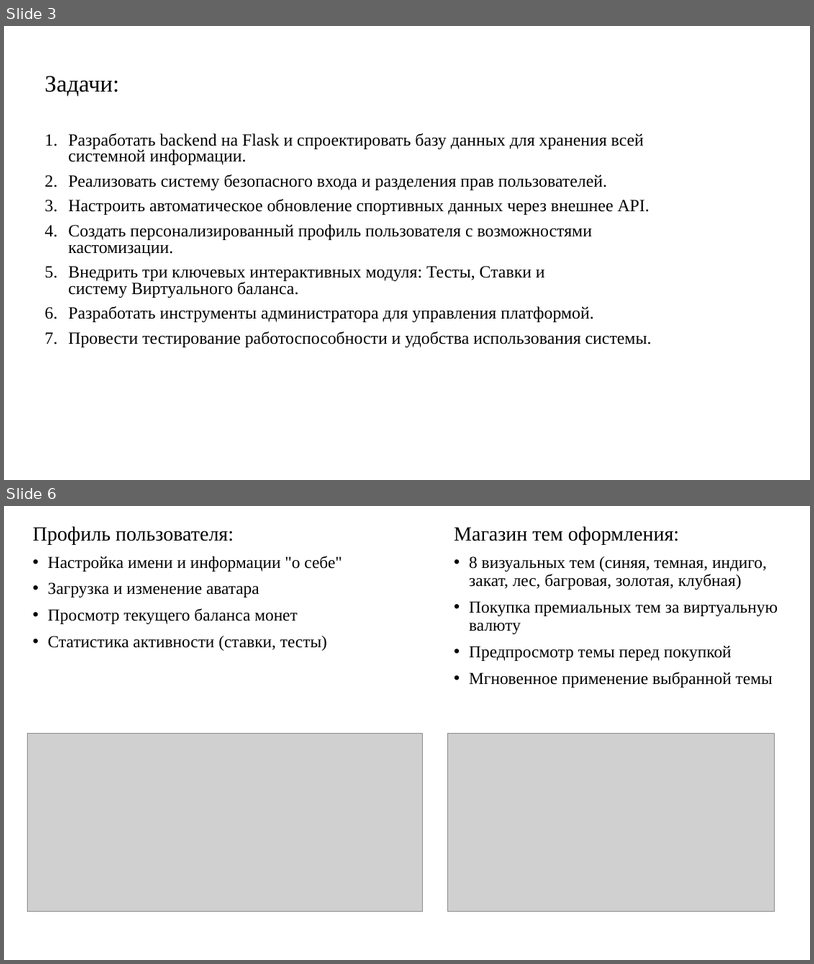
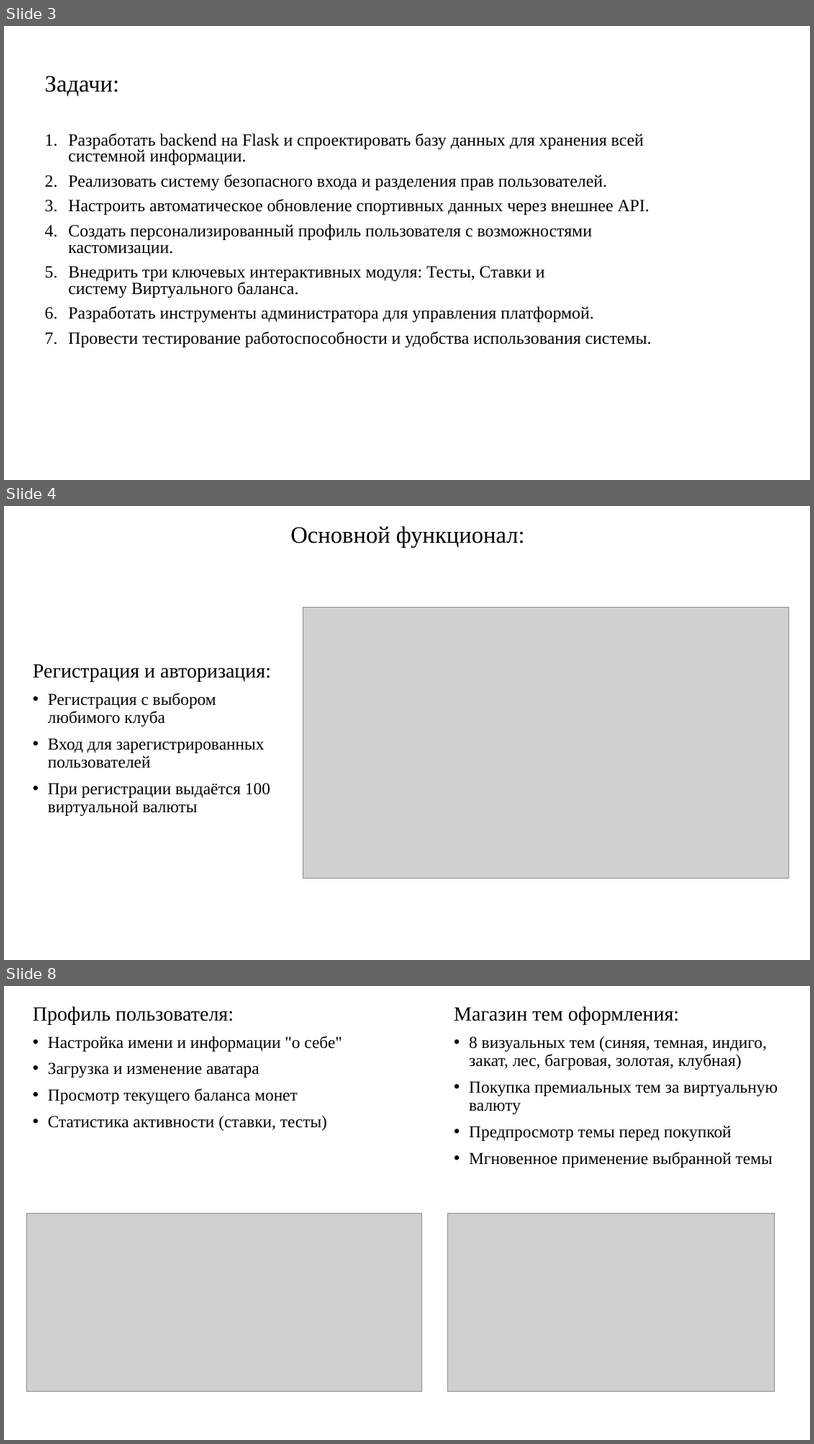
Before and after one commit to Kilmb/web, a slide deck: Web-main.pptx. Shown one above the other, each under a label of ours: slides 3 and 6 before the commit, slides 3, 4 and 8 after it; the slides between them are not shown. The pictures are 814x964 and 814x1444 pixels, drawn with LibreOffice and Linux fonts; fonts in the diff are those of the drawing; grey boxes stand for pictures; background and template pictures are left out. Boxes give left, top, right and bottom in pixels: in the first picture for what was removed or moved away, otherwise in the second. Text is boxed around its words. In the diff, an @@ line names an element or a change of style, - is before the commit and + after.

```diff
--- a/Web-main.pptx
+++ b/Web-main.pptx
@@ slide 4 added at <box>4,506,810,960</box>, background picture (left out) @@
@@ title added at <box>291,526,525,547</box>, 28 pt, text #000000 @@
+Основной функционал:
@@ picture added at <box>304,607,790,878</box> @@
@@ text added at <box>33,664,271,816</box>, 20 pt, text #000000 @@
+Регистрация и авторизация:
+• Регистрация с выбором любимого клуба
+• Вход для зарегистрированных пользователей
+• При регистрации выдаётся 100 виртуальной валюты
@@ what was slide 6 is now slide 8 @@
```
Also in this commit, not shown: 3 slides changed, 1 other slide added.
